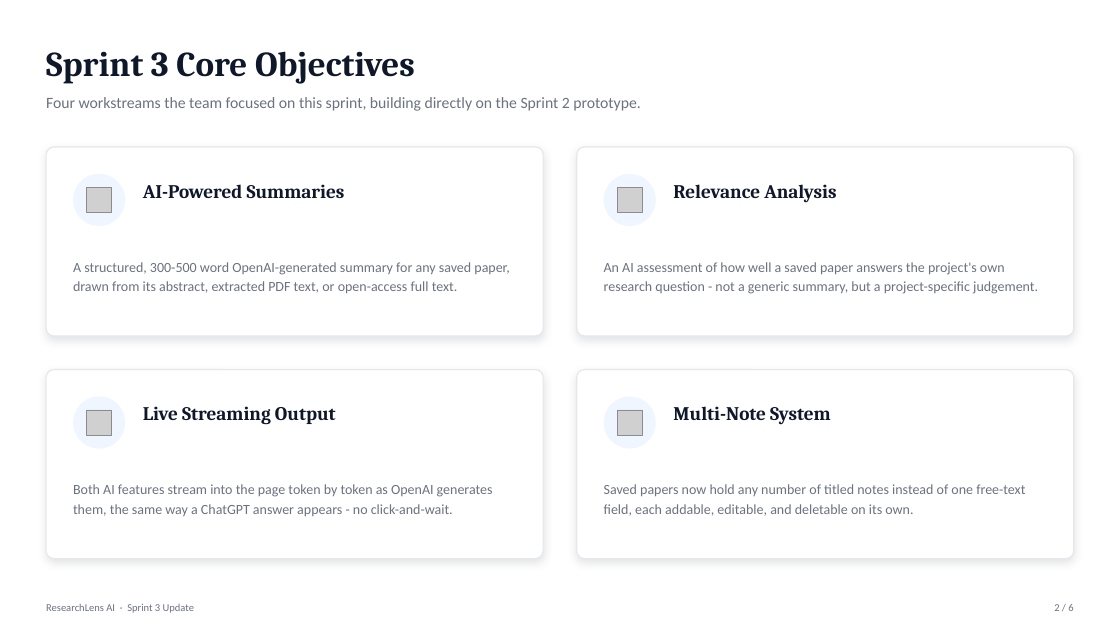
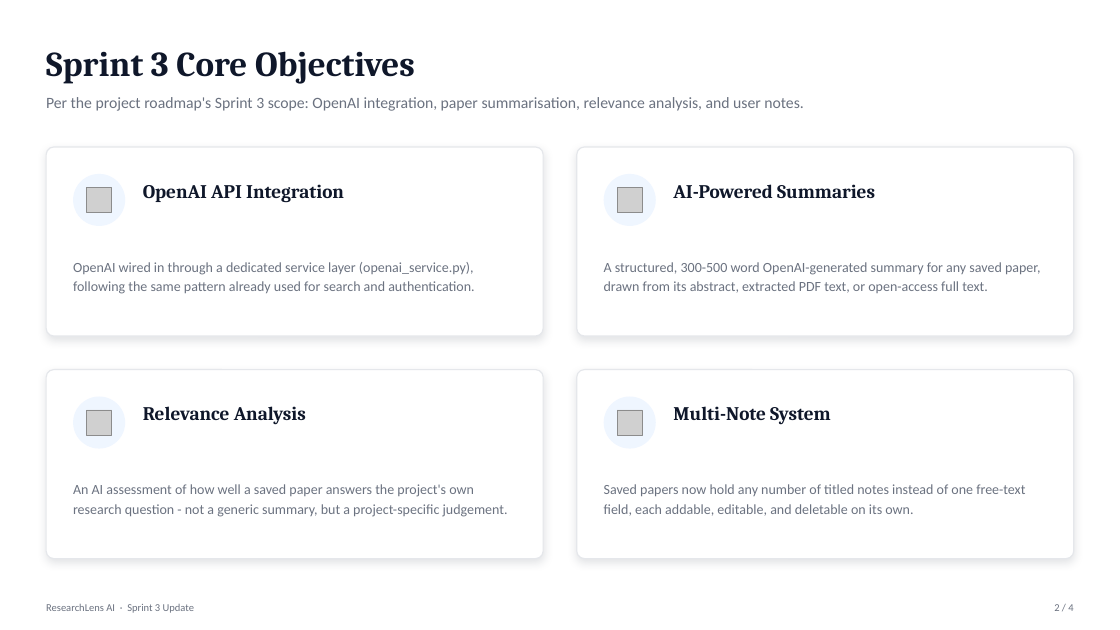
Before and after one commit to EmmanuelOrunta/researchlens-ai, a slide deck: slide 2 of presentations/ResearchLens_AI_Sprint3_Update.pptx. Drawn at 1120x630 pixels with LibreOffice and Linux fonts; fonts in the diff are those of the drawing; grey boxes stand for pictures. Boxes give left, top, right and bottom in pixels: in the first picture for what was removed or moved away, otherwise in the second. Text is boxed around its words. In the diff, an @@ line names an element or a change of style, - is before the commit and + after.

Commit message:
Update ResearchLens AI presentation with enhanced summary visuals and formatting

```diff
--- a/presentations/ResearchLens_AI_Sprint3_Update.pptx
+++ b/presentations/ResearchLens_AI_Sprint3_Update.pptx
@@ text at box(46, 97, 803, 111): text changed @@
-Four workstreams the team focused on this sprint, building directly on the Sprint 2 prototype.
+Per the project roadmap's Sprint 3 scope: OpenAI integration, paper summarisation, relevance analysis, and user notes.
@@ text at box(143, 184, 344, 203): text changed @@
-AI-Powered Summaries
+OpenAI API Integration
@@ text at box(673, 184, 875, 198): text changed @@
-Relevance Analysis
+AI-Powered Summaries
@@ text at box(73, 262, 474, 294): text changed @@
-A structured, 300-500 word OpenAI-generated summary for any saved paper, drawn from its abstract, extracted PDF text, or open-access full text.
+OpenAI wired in through a dedicated service layer (openai_service.py), following the same pattern already used for search and authentication.
@@ text at box(604, 262, 1040, 293): text changed @@
-An AI assessment of how well a saved paper answers the project's own research question - not a generic summary, but a project-specific judgement.
+A structured, 300-500 word OpenAI-generated summary for any saved paper, drawn from its abstract, extracted PDF text, or open-access full text.
@@ text at box(143, 406, 306, 425): text changed @@
-Live Streaming Output
+Relevance Analysis
@@ text at box(73, 484, 508, 517): text changed @@
-Both AI features stream into the page token by token as OpenAI generates them, the same way a ChatGPT answer appears - no click-and-wait.
+An AI assessment of how well a saved paper answers the project's own research question - not a generic summary, but a project-specific judgement.
@@ text at box(1054, 604, 1073, 611): text changed @@
-2 / 6
+2 / 4
```
Also in this commit, not shown: 3 other slides changed, 2 slides removed.
